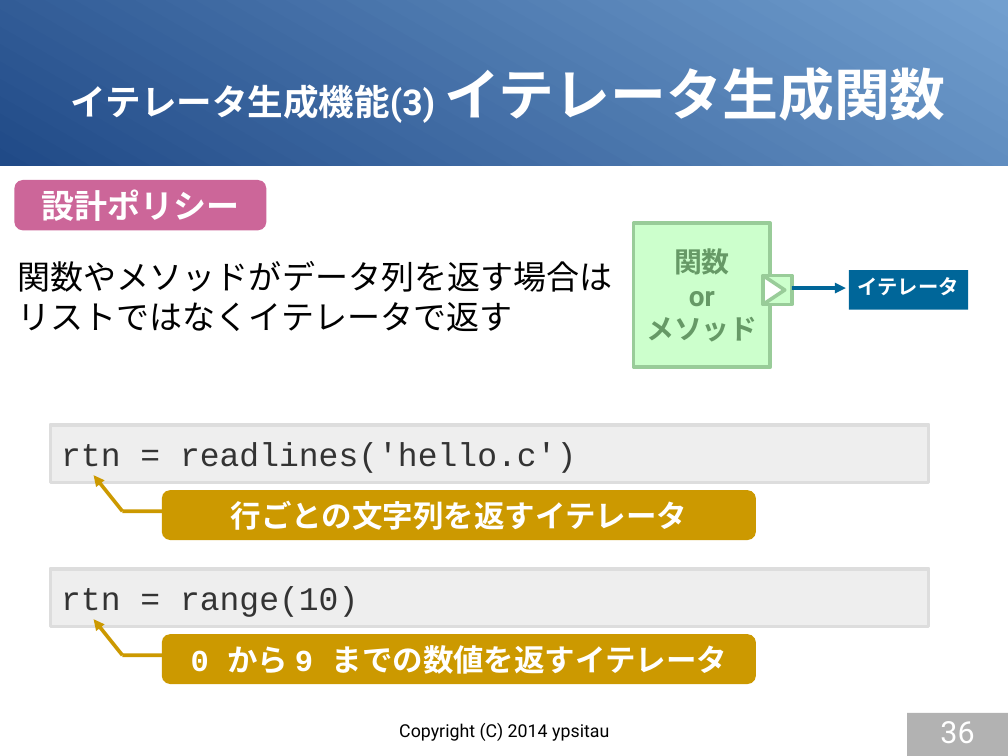
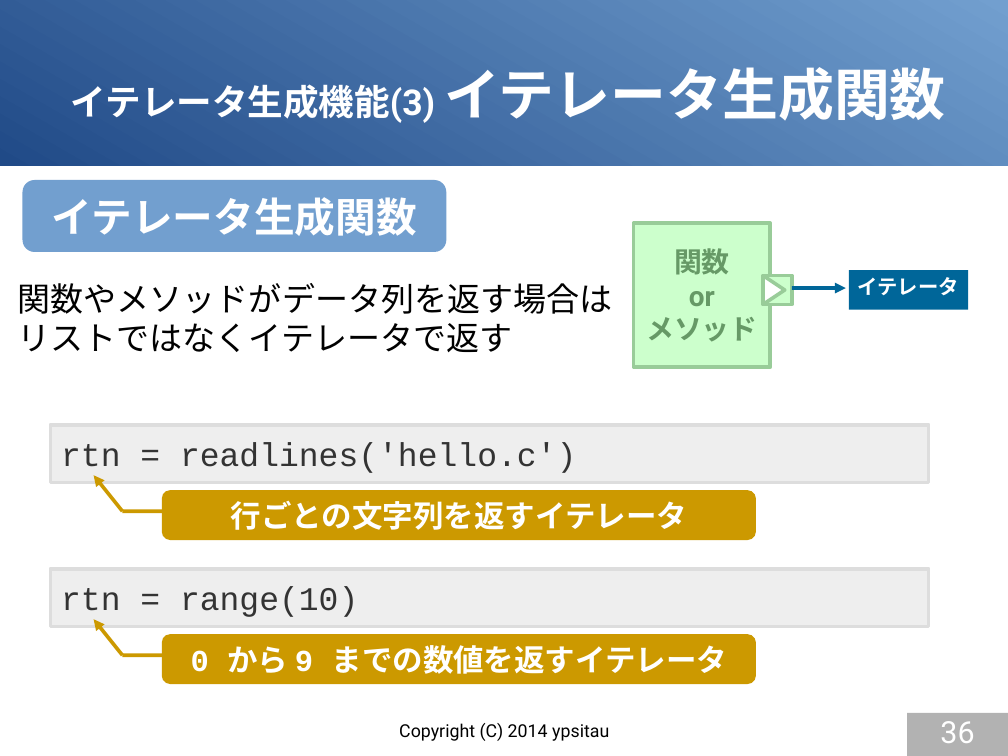
Before and after one commit to gura-lang/gura-doc, a slide deck: slide 36 of presentation/gura-introduction.odp. Drawn at 1008x756 pixels with LibreOffice and Linux fonts; fonts in the diff are those of the drawing. Boxes give left, top, right and bottom in pixels: in the first picture for what was removed or moved away, otherwise in the second. Text is boxed around its words. In the diff, an @@ line names an element or a change of style, - is before the commit and + after.

```diff
--- a/presentation/gura-introduction.odp
+++ b/presentation/gura-introduction.odp
@@ rounded rectangle removed at (15,180,267,231) @@
-設計ポリシー
@@ rounded rectangle added at (23,180,447,252), fill #729FCF, 32 pt, text #FFFFFF, bold @@
+イテレータ生成関数
@@ text "関数やメソッドがデータ列を返す場合は": place and size @@
-text "関数やメソッドがデータ列を返す場合は" at (18,261,613,331)
+text "関数やメソッドがデータ列を返す場合は" at (18,283,613,352)
```
Also in this commit, not shown: 8 other slides changed.
